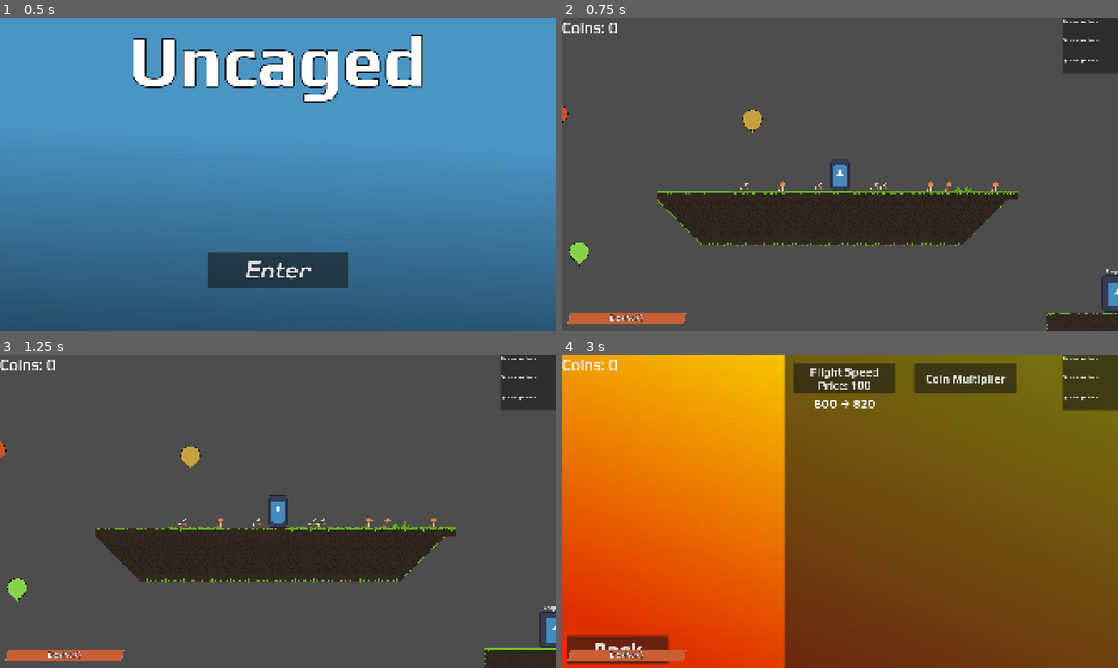
Above: before the commit, frames 1-4 (two rows, left to right).
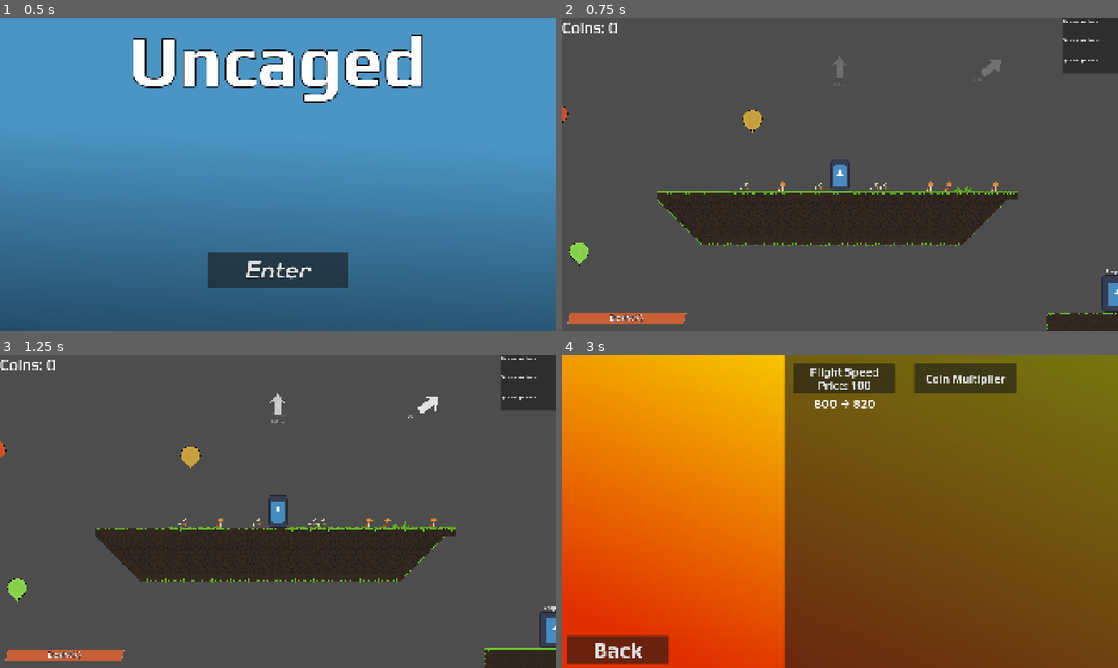
Above: after the commit, the same moments.

Repository: tjr5555/Uncaged
Game: Godot game, scene res://scenes/main_menu.tscn
The game is run twice, just before and just after one commit, with the same random seed, the same clock (stepped at 60 frames per second) and the same inputs. The engine's default icon, where the game draws it, is replaced by a stand-in: a white triangle on a blue panel in a dark square.
Inputs (mouse positions are in pixels of both pictures, inside the frame that each line leads up to):
- Up to frame 1 (0.5 s): no input
- Up to frame 2 (0.75 s): click "Enter" at 0.5 s
- Up to frame 3 (1.25 s): no input
- Up to frame 4 (3 s): tap Enter at 1.25 s; move the mouse to (962, 495) at 1.27 s; hold Right (ui_right) 1.28-2 s; tap E (Dash) at 1.35 s; click (962, 495) at 1.42 s; tap Space (ui_accept) at 1.52, 1.82 s; drag from (728, 527) to (612, 467) at 2.02 s; tap C (augment) at 2.75 s; move the mouse to (895, 442) at 2.77 s; hold Left (ui_left) from 2.78 s (still down); hold V (chat) from 2.78 s (still down)

Frame 1 is identical in both runs. In frame 2, 0.2% of the frame differs, in the area x 48-79%, y 12-21%; in frame 3, 0.2%; in frame 4, 2.6%, in the area x 0-100%, y 0-98%.

Commit message:
10/27 commit

Diff:
--- a/dialouge/npc2(wise crow)/npc_2.tscn
+++ b/dialouge/npc2(wise crow)/npc_2.tscn
@@ -1,6 +1,6 @@
 [gd_scene format=3 uid="uid://ctkyv851vfgc2"]
 
-[ext_resource type="Script" uid="uid://cefyuta5vequl" path="res://scenes/npc_2.gd" id="1_362ta"]
+[ext_resource type="Script" uid="uid://cefyuta5vequl" path="res://scripts/npc_2.gd" id="1_362ta"]
 [ext_resource type="Texture2D" uid="uid://tcenjagh32p2" path="res://sprites/icon.svg" id="2_362ta"]
 [ext_resource type="FontFile" uid="uid://cdg3t3h158oga" path="res://fonts/Michroma/Michroma-Regular.ttf" id="3_2dwi7"]
 [ext_resource type="PackedScene" uid="uid://cf81457n1ifjd" path="res://scenes/npc_2_dialouge_ui.tscn" id="4_2dwi7"]
--- /dev/null
+++ b/scenes/hint_arrow.tscn
@@ -0,0 +1,25 @@
+[gd_scene format=3 uid="uid://dimg7c478po6b"]
+
+[ext_resource type="Script" uid="uid://d1l2l4b72hr3p" path="res://scripts/hint_arrow.gd" id="1_i6sfg"]
+[ext_resource type="Texture2D" uid="uid://d4c2bce6q7mbu" path="res://assets/arrow.png" id="2_nhxtg"]
+
+[node name="HintArrow" type="Node2D" unique_id=869631899]
+script = ExtResource("1_i6sfg")
+
+[node name="Arrow" type="TextureRect" parent="." unique_id=1212564259]
+offset_left = -250.0
+offset_top = -250.0
+offset_right = 250.0
+offset_bottom = 250.0
+scale = Vector2(0.1, 0.1)
+pivot_offset = Vector2(250, 250)
+texture = ExtResource("2_nhxtg")
+
+[node name="DistanceLabel" type="Label" parent="." unique_id=780969675]
+offset_left = -65.0
+offset_top = 27.0
+offset_right = 65.0
+offset_bottom = 53.0
+text = "Distance Label"
+horizontal_alignment = 1
+vertical_alignment = 1
--- a/scenes/main.tscn
+++ b/scenes/main.tscn
@@ -8,6 +8,7 @@
 [ext_resource type="PackedScene" uid="uid://di6dday241poi" path="res://scenes/ui.tscn" id="5_tefeu"]
 [ext_resource type="PackedScene" uid="uid://blorw4562ivr" path="res://scenes/shopkeeper.tscn" id="6_tefeu"]
 [ext_resource type="PackedScene" uid="uid://cr6jvodd3jiqj" path="res://scenes/npc_1.tscn" id="7_o6xl0"]
+[ext_resource type="PackedScene" uid="uid://ccaxjuy1bhusq" path="res://scenes/waypoint.tscn" id="9_85g3d"]
 
 [sub_resource type="TileSetAtlasSource" id="TileSetAtlasSource_tipki"]
 texture = ExtResource("1_0wfyh")
@@ -465,71 +466,85 @@
 [node name="main" type="Node2D" unique_id=54725661]
 script = ExtResource("1_tbgi4")
 
-[node name="TileMapLayer" type="TileMapLayer" parent="." unique_id=545702636]
+[node name="player" parent="." unique_id=2048642765 instance=ExtResource("2_sugp2")]
+position = Vector2(635, -291)
+
+[node name="UI" parent="." unique_id=391863151 instance=ExtResource("5_tefeu")]
+
+[node name="World" type="Node2D" parent="." unique_id=1468049772]
+
+[node name="TileMapLayer" type="TileMapLayer" parent="World" unique_id=545702636]
 scale = Vector2(2, 2)
 tile_map_data = PackedByteArray("AAAtANv/AQAAAAAAAAAuANv/AAACAAMAAAAvANv/AAACAAMAAAAwANv/AAACAAMAAAAxANv/AAACAAMAAAAyAN …(7920 unchanged characters)…
 tile_set = SubResource("TileSet_0jsi4")
 
-[node name="player" parent="." unique_id=2048642765 instance=ExtResource("2_sugp2")]
-position = Vector2(635, -291)
-
-[node name="balloon1" parent="." unique_id=653315763 instance=ExtResource("3_sugp2")]
+[node name="balloon1" parent="World" unique_id=653315763 instance=ExtResource("3_sugp2")]
 position = Vector2(-263, -3.0000002)
 scale = Vector2(1.4, 1.4)
 
-[node name="balloon2" parent="." unique_id=154434782 instance=ExtResource("3_sugp2")]
+[node name="balloon2" parent="World" unique_id=154434782 instance=ExtResource("3_sugp2")]
 position = Vector2(-1039, -220.99998)
 scale = Vector2(1.4, 1.4)
 
-[node name="balloon3" parent="." unique_id=230201085 instance=ExtResource("3_sugp2")]
+[node name="balloon3" parent="World" unique_id=230201085 instance=ExtResource("3_sugp2")]
 position = Vector2(-337.00006, -477.99994)
 scale = Vector2(1.4, 1.4)
 
-[node name="balloon4" parent="." unique_id=1821390292 instance=ExtResource("3_sugp2")]
+[node name="balloon4" parent="World" unique_id=1821390292 instance=ExtResource("3_sugp2")]
 position = Vector2(335.99994, -459.99997)
 scale = Vector2(1.4, 1.4)
 
-[node name="balloon5" parent="." unique_id=510339794 instance=ExtResource("3_sugp2")]
+[node name="balloon5" parent="World" unique_id=510339794 instance=ExtResource("3_sugp2")]
 position = Vector2(-660, -1092)
 scale = Vector2(1.3999999, 1.3999999)
 
-[node name="UI" parent="." unique_id=391863151 instance=ExtResource("5_tefeu")]
-
-[node name="shopkeeper" parent="." unique_id=874633338 instance=ExtResource("6_tefeu")]
+[node name="shopkeeper" parent="World" unique_id=874633338 instance=ExtResource("6_tefeu")]
 z_index = -1
 position = Vector2(1602, 131)
 
-[node name="balloon6" parent="." unique_id=1554692776 instance=ExtResource("3_sugp2")]
+[node name="balloon6" parent="World" unique_id=1554692776 instance=ExtResource("3_sugp2")]
 position = Vector2(-568, -1095)
 scale = Vector2(1.3999999, 1.3999999)
 
-[node name="balloon7" parent="." unique_id=772505002 instance=ExtResource("3_sugp2")]
+[node name="balloon7" parent="World" unique_id=772505002 instance=ExtResource("3_sugp2")]
 position = Vector2(-472, -1097)
 scale = Vector2(1.3999999, 1.3999999)
 
-[node name="balloon8" parent="." unique_id=989433369 instance=ExtResource("3_sugp2")]
+[node name="balloon8" parent="World" unique_id=989433369 instance=ExtResource("3_sugp2")]
 position = Vector2(-389, -1099)
 scale = Vector2(1.3999999, 1.3999999)
 
-[node name="balloon9" parent="." unique_id=1679181302 instance=ExtResource("3_sugp2")]
+[node name="balloon9" parent="World" unique_id=1679181302 instance=ExtResource("3_sugp2")]
 position = Vector2(-303, -1099)
 scale = Vector2(1.3999999, 1.3999999)
 
-[node name="balloon10" parent="." unique_id=1341072160 instance=ExtResource("3_sugp2")]
+[node name="balloon10" parent="World" unique_id=1341072160 instance=ExtResource("3_sugp2")]
 position = Vector2(-221.00002, -1097)
 scale = Vector2(1.3999999, 1.3999999)
 
-[node name="balloon11" parent="." unique_id=2105904465 instance=ExtResource("3_sugp2")]
+[node name="balloon11" parent="World" unique_id=2105904465 instance=ExtResource("3_sugp2")]
 position = Vector2(-140.00002, -1098)
 scale = Vector2(1.3999999, 1.3999999)
 
-[node name="balloon12" parent="." unique_id=1367313988 instance=ExtResource("3_sugp2")]
+[node name="balloon12" parent="World" unique_id=1367313988 instance=ExtResource("3_sugp2")]
 position = Vector2(-63, -1099)
 scale = Vector2(1.3999999, 1.3999999)
 
-[node name="balloon13" parent="." unique_id=1412711999 instance=ExtResource("3_sugp2")]
+[node name="balloon13" parent="World" unique_id=1412711999 instance=ExtResource("3_sugp2")]
 position = Vector2(15, -1102)
 scale = Vector2(1.3999999, 1.3999999)
 
-[node name="npc1" parent="." unique_id=924465278 instance=ExtResource("7_o6xl0")]
+[node name="npc1" parent="World" unique_id=924465278 instance=ExtResource("7_o6xl0")]
 position = Vector2(-706, -676)
+
+[node name="Waypoint" parent="." unique_id=320509783 instance=ExtResource("9_85g3d")]
+position = Vector2(623, -2186)
+
+[node name="Waypoint2" parent="." unique_id=431837979 instance=ExtResource("9_85g3d")]
+position = Vector2(1256, -718)
+
+[node name="Waypoint3" parent="." unique_id=1207358158 instance=ExtResource("9_85g3d")]
+position = Vector2(-119, -463)
+
+[node name="Waypoint4" parent="." unique_id=214611273 instance=ExtResource("9_85g3d")]
+position = Vector2(678, -7333)
--- /dev/null
+++ b/scenes/waypoint.tscn
@@ -0,0 +1,6 @@
+[gd_scene format=3 uid="uid://ccaxjuy1bhusq"]
+
+[ext_resource type="Script" uid="uid://bslfltygjdiwn" path="res://scripts/waypoint.gd" id="1_omn23"]
+
+[node name="Waypoint" type="Marker2D" unique_id=320509783]
+script = ExtResource("1_omn23")
--- /dev/null
+++ b/scripts/hint_arrow.gd
@@ -0,0 +1,29 @@
+extends Node2D
+
+const LABEL_GAP = 18.0
+
+@onready var arrow: TextureRect = $Arrow
+@onready var label: Label = $DistanceLabel
+
+var presence: float = 0.0
+
+func setup(color: Color, show_label: bool) -> void:
+	arrow.modulate = color
+	label.modulate = color
+	label.visible = show_label
+
+func update_hint(pos: Vector2, angle: float, distance_text: String, alpha: float, arrow_scale: float) -> void:
+	position = pos
+	arrow.rotation = angle
+	arrow.scale = Vector2.ONE * arrow_scale
+	modulate.a = alpha
+	visible = alpha > 0.01
+
+	if not label.visible:
+		return
+
+	label.text = distance_text
+	var label_size := label.get_minimum_size()
+	label.size = label_size
+	var radius := arrow.size.x * arrow_scale * 0.5 + LABEL_GAP
+	label.position = -Vector2.from_angle(angle) * radius - label_size * 0.5
--- a/scripts/hint_manager.gd
+++ b/scripts/hint_manager.gd
@@ -1,11 +1,107 @@
 extends Control
 
-
-# Called when the node enters the scene tree for the first time.
-func _ready() -> void:
-	pass # Replace with function body.
+const ARROW_SCENE = preload("res://scenes/hint_arrow.tscn")
+const MARGIN_LEFT = 48.0
+const MARGIN_TOP = 170.0
+const MARGIN_RIGHT = 48.0
+const MARGIN_BOTTOM = 48.0
+const NEAR_DISTANCE = 800.0
+const FAR_DISTANCE = 6000.0
+const VANISH_DISTANCE = 8000.0
+const FAR_ALPHA = 0.2
+const FADE_OUT_TIME = 0.8
+const MAX_SCALE = 0.2
+const MIN_SCALE = 0.08
+const PRECISE_RANGE_M = 300.0
+const FAR_STEP = 10
 
 
-# Called every frame. 'delta' is the elapsed time since the previous frame.
+var arrows: Dictionary = {}
+
 func _process(delta: float) -> void:
-	pass
+	var player := get_tree().get_first_node_in_group("player") as Node2D
+	if player == null:
+		_clear_arrows()
+		return
+
+	var alive := _sync_arrows(get_tree().get_nodes_in_group("waypoints"))
+
+	var viewport_size := get_viewport_rect().size
+	var screen_center := viewport_size * 0.5
+	var safe_rect := Rect2(Vector2(MARGIN_LEFT, MARGIN_TOP), viewport_size - Vector2(MARGIN_LEFT + MARGIN_RIGHT, MARGIN_TOP + MARGIN_BOTTOM))
+	var canvas_xf := get_viewport().get_canvas_transform()
+
+	for id in alive:
+		_update_arrow(alive[id] as Waypoint, arrows[id], player, canvas_xf, screen_center, safe_rect, delta)
+
+func _sync_arrows(targets: Array[Node]) -> Dictionary:
+	var alive := {}
+	for t in targets:
+		var id := t.get_instance_id()
+		alive[id] = t
+		if not arrows.has(id):
+			arrows[id] = _make_arrow(t as Waypoint)
+
+	for id in arrows.keys():
+		if not alive.has(id):
+			arrows[id].queue_free()
+			arrows.erase(id)
+
+	return alive
+
+func _make_arrow(target: Waypoint) -> Node2D:
+	var arrow := ARROW_SCENE.instantiate()
+	add_child(arrow)
+	arrow.setup(target.color, target.show_distance or target.label_text != "")
+	return arrow
+
+func _label_text(target: Waypoint, distance: float) -> String:
+	var meters := distance / 10.0
+	var step := 1 if meters < PRECISE_RANGE_M else FAR_STEP
+
+	var parts := PackedStringArray()
+	if target.label_text != "":
+		parts.append(target.label_text)
+	if target.show_distance:
+		parts.append(str(snappedi(int(meters), step)) + " m")
+	return "  ".join(parts)
+
+func _update_arrow(target: Waypoint, arrow: Node2D, player: Node2D, canvas_xf: Transform2D, screen_center: Vector2, safe_rect: Rect2, delta: float) -> void:
+	var screen_pos := canvas_xf * target.global_position
+	var distance := player.global_position.distance_to(target.global_position)
+
+	var presence_target := 1.0 if distance <= VANISH_DISTANCE else 0.0
+	arrow.presence = move_toward(arrow.presence, presence_target, delta / FADE_OUT_TIME)
+
+	if not target.active or distance < target.hide_within or safe_rect.has_point(screen_pos):
+		arrow.visible = false
+		return
+
+	var dir := screen_pos - screen_center
+	if dir.is_zero_approx():
+		arrow.visible = false
+		return
+
+	var distance_alpha := clampf(remap(distance, NEAR_DISTANCE, FAR_DISTANCE, 1.0, FAR_ALPHA), FAR_ALPHA, 1.0)
+	var arrow_scale := clampf(remap(distance, NEAR_DISTANCE, FAR_DISTANCE, MAX_SCALE, MIN_SCALE), MIN_SCALE, MAX_SCALE)
+	var edge_pos := _ray_to_rect_edge(screen_center, dir, safe_rect)
+
+	arrow.update_hint(edge_pos, dir.angle(), _label_text(target, distance), distance_alpha * arrow.presence, arrow_scale)
+
+
+func _ray_to_rect_edge(origin: Vector2, dir: Vector2, rect: Rect2) -> Vector2:
+	var t := INF
+	if dir.x > 0.0:
+		t = minf(t, (rect.end.x - origin.x) / dir.x)
+	elif dir.x < 0.0:
+		t = minf(t, (rect.position.x - origin.x) / dir.x)
+	if dir.y > 0.0:
+		t = minf(t, (rect.end.y - origin.y) / dir.y)
+	elif dir.y < 0.0:
+		t = minf(t, (rect.position.y - origin.y) / dir.y)
+	return origin + dir * t
+
+func _clear_arrows() -> void:
+	for id in arrows.keys():
+		arrows[id].queue_free()
+	arrows.clear()
--- /dev/null
+++ b/scripts/waypoint.gd
@@ -0,0 +1,11 @@
+class_name Waypoint
+extends Marker2D
+
+@export var label_text: String = ""
+@export var color: Color = Color.WHITE
+@export var hide_within: float = 600.0
+@export var active: bool = true
+@export var show_distance: bool = true
+
+func _enter_tree() -> void:
+	add_to_group("waypoints")
Binary file added: assets/arrow.png
Not shown, added: assets/arrow.png.import
Renamed: tutorial.tscn -> scenes/tutorial.tscn
Not shown, added: scripts/hint_arrow.gd.uid
Renamed: scenes/npc_2.gd -> scripts/npc_2.gd
Renamed: scenes/npc_2.gd.uid -> scripts/npc_2.gd.uid
Not shown, added: scripts/waypoint.gd.uid
